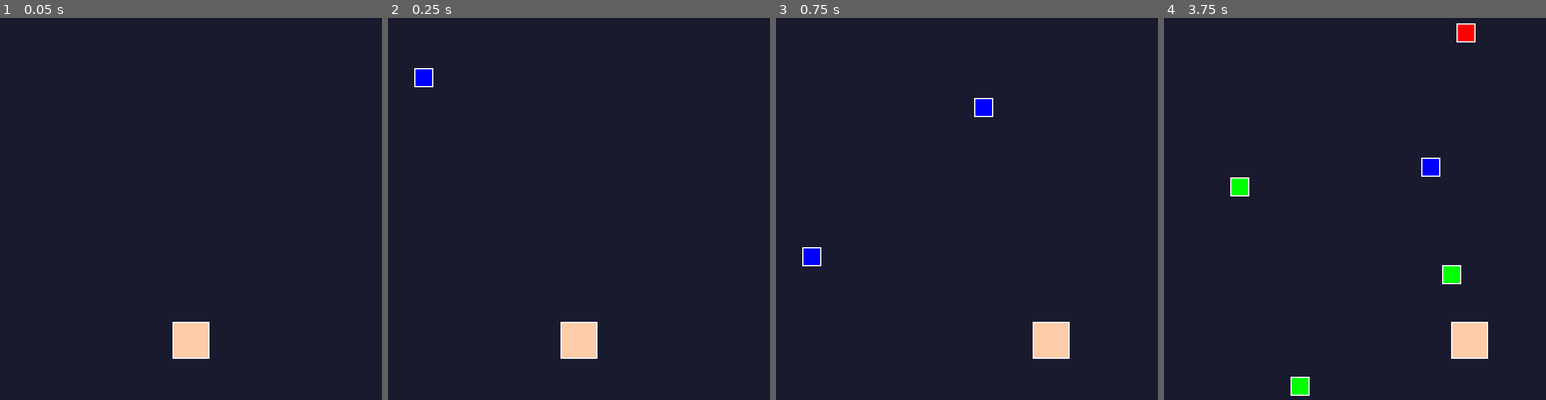
Above: before the commit, frames 1-4 (left to right).
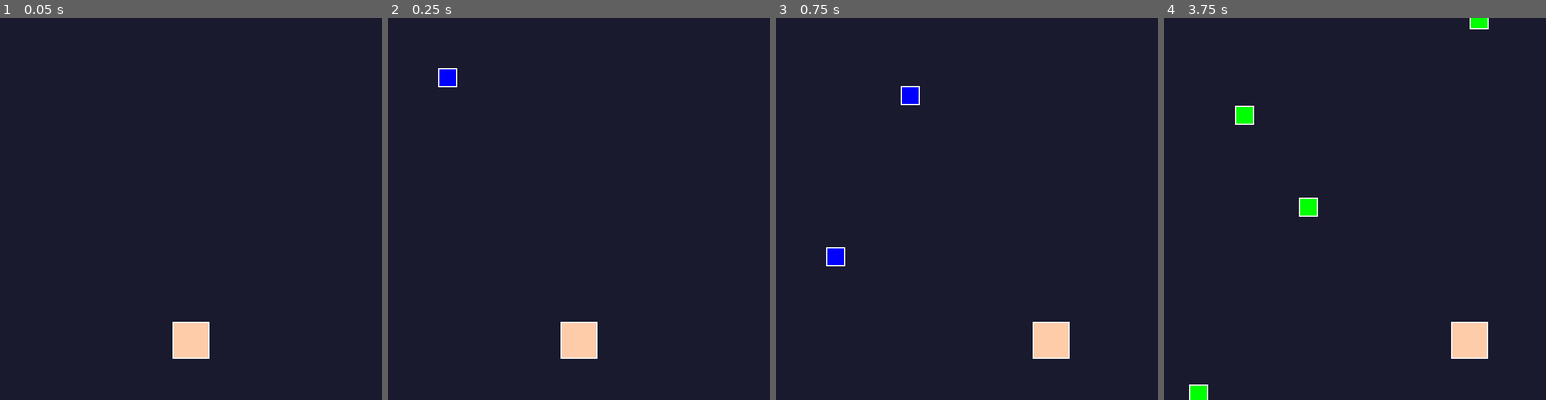
Above: after the commit, the same moments.

Repository: Tombarr/ai-microgames
Game: Godot game, scene res://main.tscn
Same seed, same stepped clock (60 frames per second), same inputs: the game is played once before the commit and once after it.
Inputs (mouse positions are in pixels of both pictures, inside the frame that each line leads up to):
- Up to frame 1 (0.05 s): no input
- Up to frame 2 (0.25 s): no input
- Up to frame 3 (0.75 s): tap Enter (ui_accept) at 0.5 s; move the mouse to (1051, 189) at 0.52 s; hold Right (ui_right) from 0.53 s (still down); click (1051, 189) at 0.67 s
- Up to frame 4 (3.75 s): tap Enter (ui_accept) at 0.77, 1.52, 3.02 s; move the mouse to (1278, 228) at 1.27 s; release Right (ui_right) at 1.28 s; hold Down (ui_down) 1.28-2.03 s; move the mouse to (1393, 124) at 2.02 s; hold Right (ui_right) 2.03-2.78 s; move the mouse to (1335, 285) at 2.77 s; hold Up (ui_up) 2.78-3.53 s; click (1335, 285) at 2.92 s; move the mouse to (1469, 266) at 3.52 s; hold Left (ui_left) from 3.53 s (still down)

Frame 1 is identical in both runs. In frame 2, 0.5% of the frame differs, in the area x 6-19%, y 13-19%; in frame 3, 1.0%; in frame 4, 2.1%, in the area x 6-85%, y 0-100%.

Commit message:
Random Director
Random director that selects a Microgame instance

Diff:
--- a/director/director.gd
+++ /dev/null
@@ -1,23 +0,0 @@
-extends Node
-
-var current_game = null
-var games = {
-	"sokoban": "res://games/micro_sokoban/main.tscn"
-}
-
-func _ready():
-	# For now, just load the first game
-	load_game("sokoban")
-
-func load_game(game_name):
-	if games.has(game_name):
-		var game_path = games[game_name]
-		var game_scene = load(game_path)
-		if game_scene:
-			if current_game:
-				current_game.queue_free()
-
-			current_game = game_scene.instance()
-			add_child(current_game)
-	else:
-		print("Game not found: ", game_name)
--- a/director/director.tscn
+++ /dev/null
@@ -1,6 +0,0 @@
-[gd_scene load_steps=2 format=2]
-
-[ext_resource path="res://director/director.gd" type="Script" id=1]
-
-[node name="Director" type="Node"]
-script = ExtResource( 1 )
--- /dev/null
+++ b/games/money_grabber/main.tscn
@@ -0,0 +1,6 @@
+[gd_scene load_steps=2 format=3 uid="uid://c6v2w3j4k5l6"]
+
+[ext_resource type="Script" path="res://games/money_grabber/main.gd" id="1_script"]
+
+[node name="Main" type="Node2D"]
+script = ExtResource("1_script")
--- a/shared/scripts/director.gd
+++ b/shared/scripts/director.gd
@@ -94,8 +94,8 @@
 		var file_name = dir.get_next()
 		while file_name != "":
 			if dir.current_is_dir() and not file_name.begins_with("."):
-				# Check if it has script.gd
-				if FileAccess.file_exists(games_dir + file_name + "/script.gd"):
+				# Check if it has main.tscn
+				if FileAccess.file_exists(games_dir + file_name + "/main.tscn"):
 					games.append(file_name)
 			file_name = dir.get_next()
 		dir.list_dir_end()
@@ -106,19 +106,19 @@
 func _load_and_start_game(game_id: String) -> void:
 	print("Director: Loading game - ", game_id)
 
-	# Path to script
-	var script_path = games_dir + game_id + "/script.gd"
-	var game_script = load(script_path)
+	# Path to scene
+	var scene_path = games_dir + game_id + "/main.tscn"
+	var game_scene = load(scene_path)
 
-	if not game_script:
-		push_error("Failed to load script: " + script_path)
+	if not game_scene:
+		push_error("Failed to load scene: " + scene_path)
 		return
 
 	# Instantiate
-	var game_instance = game_script.new()
+	var game_instance = game_scene.instantiate()
 
 	if not game_instance is Microgame:
-		push_error("Game script must extend Microgame: " + script_path)
+		push_error("Game script must extend Microgame: " + scene_path)
 		game_instance.free()
 		return
 
Renamed: games/money_grabber/script.gd -> games/money_grabber/main.gd
Not shown: 1 places in main.tscn that only renumber resources
Not shown, changed: .gitignore
Not shown, changed: .opencode/agent/asset-artist.md
Not shown, changed: .opencode/agent/game-designer.md
Not shown, changed: .opencode/agent/game-qa-developer.md
Not shown, changed: .opencode/agent/godot-developer.md
Not shown, changed: .opencode/agent/merge-conflict-resolver.md
Not shown, changed: ARCHITECTURE.md
Not shown, changed: VISUAL_STYLE_GUIDE.md
